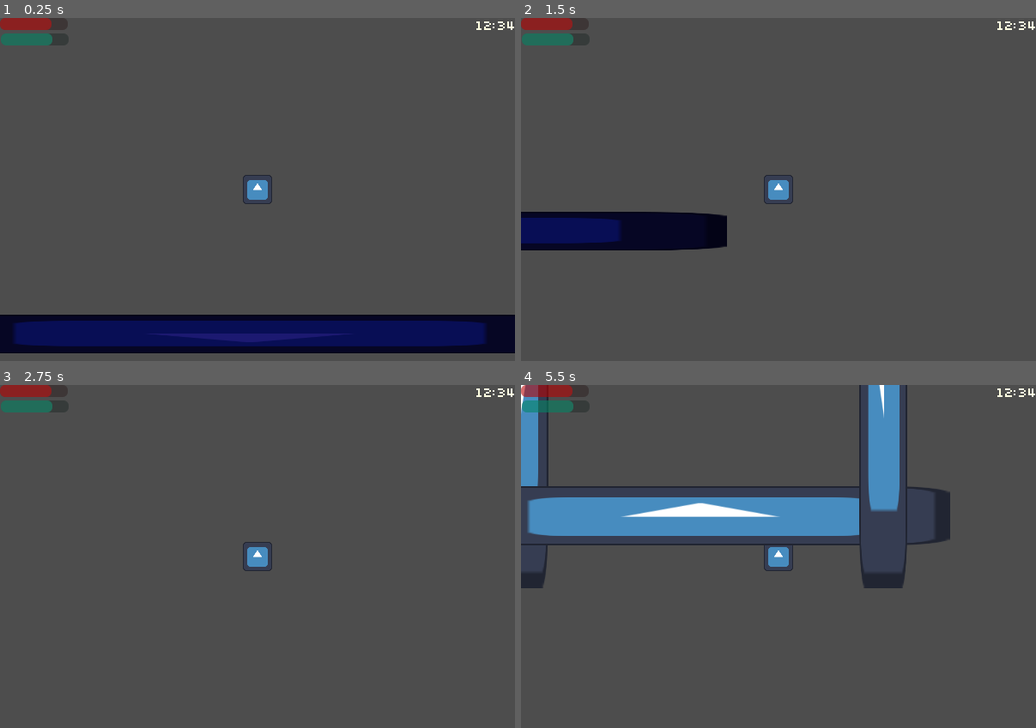
Above: before the commit, frames 1-4 (two rows, left to right).
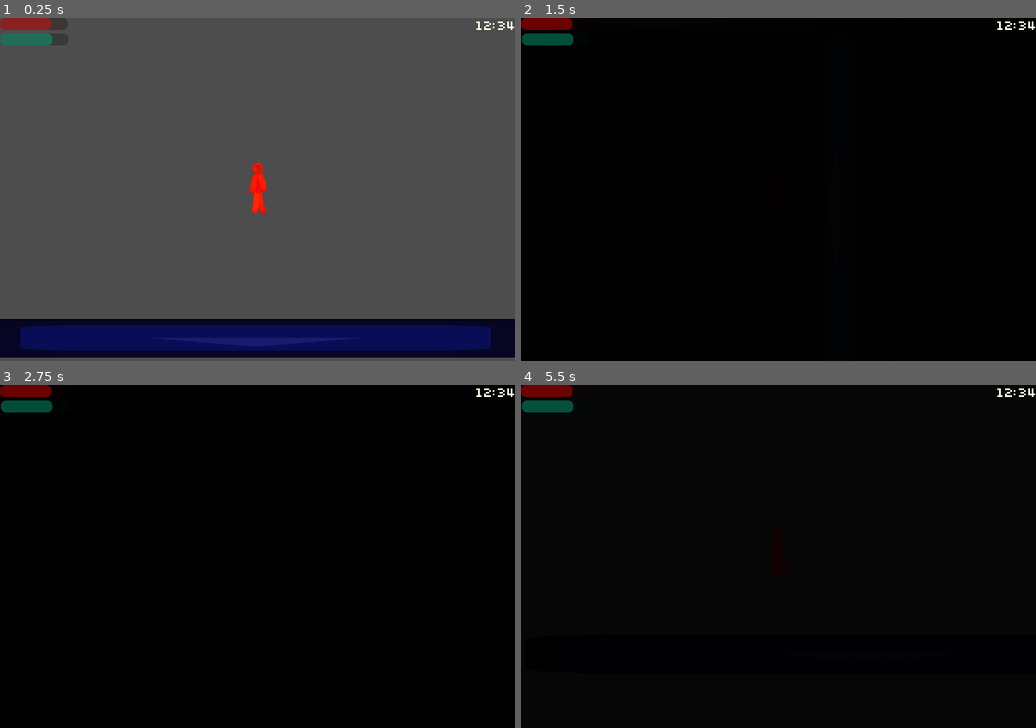
Above: after the commit, the same moments.

Repository: mike239x/GamingWorldJam2
Game: Godot game, scene res://Main.tscn
Two runs of this game, one before a commit and one after it. Both use one fixed random seed, a clock stepped at 60 frames per second and the inputs below. The engine's default icon, where the game draws it, is replaced by a stand-in: a white triangle on a blue panel in a dark square.
Inputs:
- Up to frame 1 (0.25 s): no input
- Up to frame 2 (1.5 s): tap Enter at 0.5 s; hold D (move_right) 0.53-1.28 s; tap ` (tilda) at 0.6, 1.35 s; hold S (move_down) from 1.28 s (still down)
- Up to frame 3 (2.75 s): release S (move_down) at 2.03 s; hold D (move_right) from 2.03 s (still down); tap ` (tilda) at 2.1 s
- Up to frame 4 (5.5 s): tap Space at 2.75 s; release D (move_right) at 2.78 s; hold W (move_up) 2.78-3.53 s; tap ` (tilda) every 0.75 s from 2.85 to 5.1 s; hold A (move_left) 3.53-5.03 s; hold S (move_down) from 5.03 s (still down)

The runs differ from the first frame. In frame 1, 6.1% of the frame differs, in the area x 0-100%, y 42-99%; in frame 2, 99%; in frame 3, 100%, in the area x 0-100%, y 0-100%; in frame 4, 100%.

Commit message:
add scene transition and character walk animations

Diff:
--- a/Main.gd
+++ b/Main.gd
@@ -6,31 +6,41 @@
 # Called when the node enters the scene tree for the first time.
 func _ready():
 	deactivate($DreamWorld)
+	$DreamWorld.hide()
 	state = WORLD_STATE.REAL
 
 #TODO maybe introduce the state - dream/reality, day/night, location?
 
 func deactivate(node):
-	node.hide()
 	node.set_process(false)
 	node.set_physics_process(false)
 	node.set_process_unhandled_input(false)
 	node.set_process_input(false)
 
 func activate(node):
-	node.show()
 	node.set_process(true)
 	node.set_physics_process(true)
 	node.set_process_unhandled_input(true)
 	node.set_process_input(true)
 
+func change_scene(from, to):
+	#TODO change to remove_child($Scene) / add_child(scene)
+	deactivate(from)
+	deactivate($Character)
+	$SceneTransition/AnimationPlayer.play('fade_in')
+	await $SceneTransition/AnimationPlayer.animation_finished
+	from.hide()
+	to.show()
+	$SceneTransition/AnimationPlayer.play_backwards('fade_in')
+	await $SceneTransition/AnimationPlayer.animation_finished
+	activate(to)
+	activate($Character)
+
 func _process(delta):
 	if Input.is_action_just_released("tilda"):
 		if state == WORLD_STATE.REAL:
 			state = WORLD_STATE.DREAM
-			deactivate($RealWorld)
-			activate($DreamWorld)
+			change_scene($RealWorld, $DreamWorld)
 		elif state == WORLD_STATE.DREAM:
 			state = WORLD_STATE.REAL
-			deactivate($DreamWorld)
-			activate($RealWorld)
+			change_scene($DreamWorld, $RealWorld)
--- a/Main.tscn
+++ b/Main.tscn
@@ -1,18 +1,22 @@
-[gd_scene load_steps=6 format=3 uid="uid://bscw8abwf51j7"]
+[gd_scene load_steps=7 format=3 uid="uid://bscw8abwf51j7"]
 
 [ext_resource type="Script" path="res://Main.gd" id="1_4mpnj"]
 [ext_resource type="PackedScene" uid="uid://dxqnn6dlq0ij3" path="res://character.tscn" id="1_55dnx"]
 [ext_resource type="PackedScene" uid="uid://cbuqoux7udsup" path="res://hud.tscn" id="1_x6wqk"]
+[ext_resource type="PackedScene" uid="uid://bpqu20ykmrprw" path="res://scene_transition.tscn" id="2_8gm5j"]
 [ext_resource type="PackedScene" uid="uid://drs0x30iykvhd" path="res://dream_world.tscn" id="2_tvtq8"]
 [ext_resource type="PackedScene" uid="uid://c0c4kylb8bb4p" path="res://real_world.tscn" id="5_ktbnl"]
 
 [node name="Main" type="Node2D"]
 script = ExtResource("1_4mpnj")
 
+[node name="SceneTransition" parent="." instance=ExtResource("2_8gm5j")]
+
 [node name="HUD" parent="." instance=ExtResource("1_x6wqk")]
 
 [node name="Character" parent="." instance=ExtResource("1_55dnx")]
-position = Vector2(319, 213)
+position = Vector2(312, 208)
+scale = Vector2(4, 4)
 
 [node name="Camera2D" type="Camera2D" parent="Character"]
 
--- a/character.gd
+++ b/character.gd
@@ -1,6 +1,6 @@
-extends Node2D
+extends CharacterBody2D
 
-@export var speed:float = 10
+@export var max_speed:float = 400
 
 # Called when the node enters the scene tree for the first time.
 func _ready():
@@ -9,11 +9,24 @@
 
 # Called every frame. 'delta' is the elapsed time since the previous frame.
 func _process(delta):
+	pass
+
+func _physics_process(delta):
+	var speed = Vector2.ZERO
 	if Input.is_action_pressed("move_down"):
-		self.position += Vector2(0,speed)
+		speed += Vector2(0,1)
 	if Input.is_action_pressed("move_up"):
-		self.position += Vector2(0,-speed)
+		speed += Vector2(0,-1)
 	if Input.is_action_pressed("move_left"):
-		self.position += Vector2(-speed,0)
+		speed += Vector2(-1,0)
 	if Input.is_action_pressed("move_right"):
-		self.position += Vector2(speed,0)
+		speed += Vector2(1,0)
+	velocity = speed.normalized() * max_speed
+	# print(velocity)
+	move_and_slide()
+	if speed == Vector2.ZERO:
+		$AnimationTree.get('parameters/playback').travel('Idle')
+	else:
+		$AnimationTree.get('parameters/playback').travel('Walk')
+		$AnimationTree.set('parameters/Walk/blend_position', speed)
+		$AnimationTree.set('parameters/Idle/blend_position', speed)
--- a/character.tscn
+++ b/character.tscn
@@ -1,11 +1,187 @@
-[gd_scene load_steps=3 format=3 uid="uid://dxqnn6dlq0ij3"]
+[gd_scene load_steps=21 format=3 uid="uid://dxqnn6dlq0ij3"]
 
 [ext_resource type="Script" path="res://character.gd" id="1_g5uxb"]
-[ext_resource type="Texture2D" uid="uid://birg32gqhchu3" path="res://icon.svg" id="1_slp7x"]
+[ext_resource type="Texture2D" uid="uid://b46stxvcjod61" path="res://char.png" id="2_8dqj0"]
 
-[node name="Character" type="Node2D"]
+[sub_resource type="RectangleShape2D" id="RectangleShape2D_fx0ru"]
+size = Vector2(6, 6)
+
+[sub_resource type="Animation" id="Animation_f677j"]
+resource_name = "idle_h"
+length = 0.2
+loop_mode = 1
+step = 0.2
+tracks/0/type = "value"
+tracks/0/imported = false
+tracks/0/enabled = true
+tracks/0/path = NodePath("../Sprite2D:frame")
+tracks/0/interp = 1
+tracks/0/loop_wrap = true
+tracks/0/keys = {
+"times": PackedFloat32Array(0),
+"transitions": PackedFloat32Array(1),
+"update": 1,
+"values": [2]
+}
+
+[sub_resource type="Animation" id="Animation_q6h0t"]
+length = 0.001
+tracks/0/type = "value"
+tracks/0/imported = false
+tracks/0/enabled = true
+tracks/0/path = NodePath("../Sprite2D:frame")
+tracks/0/interp = 1
+tracks/0/loop_wrap = true
+tracks/0/keys = {
+"times": PackedFloat32Array(0),
+"transitions": PackedFloat32Array(1),
+"update": 1,
+"values": [2]
+}
+
+[sub_resource type="Animation" id="Animation_qvxqm"]
+resource_name = "idle_v"
+length = 0.2
+loop_mode = 1
+step = 0.2
+tracks/0/type = "value"
+tracks/0/imported = false
+tracks/0/enabled = true
+tracks/0/path = NodePath("../Sprite2D:frame")
+tracks/0/interp = 1
+tracks/0/loop_wrap = true
+tracks/0/keys = {
+"times": PackedFloat32Array(0),
+"transitions": PackedFloat32Array(1),
+"update": 1,
+"values": [6]
+}
+
+[sub_resource type="Animation" id="Animation_rl1us"]
+resource_name = "walk_h"
+length = 0.4
+loop_mode = 1
+step = 0.2
+tracks/0/type = "value"
+tracks/0/imported = false
+tracks/0/enabled = true
+tracks/0/path = NodePath("../Sprite2D:frame")
+tracks/0/interp = 1
+tracks/0/loop_wrap = true
+tracks/0/keys = {
+"times": PackedFloat32Array(0, 0.2),
+"transitions": PackedFloat32Array(1, 1),
+"update": 1,
+"values": [0, 1]
+}
+
+[sub_resource type="Animation" id="Animation_7p3bp"]
+resource_name = "walk_v"
+length = 0.4
+loop_mode = 1
+step = 0.2
+tracks/0/type = "value"
+tracks/0/imported = false
+tracks/0/enabled = true
+tracks/0/path = NodePath("../Sprite2D:frame")
+tracks/0/interp = 1
+tracks/0/loop_wrap = true
+tracks/0/keys = {
+"times": PackedFloat32Array(0, 0.2),
+"transitions": PackedFloat32Array(1, 1),
+"update": 1,
+"values": [4, 5]
+}
+
+[sub_resource type="AnimationLibrary" id="AnimationLibrary_r4ap4"]
+_data = {
+"RESET": SubResource("Animation_q6h0t"),
+"idle_h": SubResource("Animation_f677j"),
+"idle_v": SubResource("Animation_qvxqm"),
+"walk_h": SubResource("Animation_rl1us"),
+"walk_v": SubResource("Animation_7p3bp")
+}
+
+[sub_resource type="AnimationNodeAnimation" id="AnimationNodeAnimation_m30y4"]
+animation = &"idle_h"
+
+[sub_resource type="AnimationNodeAnimation" id="AnimationNodeAnimation_wptrm"]
+animation = &"idle_v"
+
+[sub_resource type="AnimationNodeAnimation" id="AnimationNodeAnimation_wyu3g"]
+animation = &"idle_v"
+
+[sub_resource type="AnimationNodeAnimation" id="AnimationNodeAnimation_x836a"]
+animation = &"idle_h"
+
+[sub_resource type="AnimationNodeBlendSpace2D" id="AnimationNodeBlendSpace2D_wvbd8"]
+blend_point_0/node = SubResource("AnimationNodeAnimation_m30y4")
+blend_point_0/pos = Vector2(-1, 0.1)
+blend_point_1/node = SubResource("AnimationNodeAnimation_wptrm")
+blend_point_1/pos = Vector2(0, 0.9)
+blend_point_2/node = SubResource("AnimationNodeAnimation_wyu3g")
+blend_point_2/pos = Vector2(0, -0.9)
+blend_point_3/node = SubResource("AnimationNodeAnimation_x836a")
+blend_point_3/pos = Vector2(1, 0)
+blend_mode = 1
+
+[sub_resource type="AnimationNodeAnimation" id="AnimationNodeAnimation_ew3xk"]
+animation = &"walk_h"
+
+[sub_resource type="AnimationNodeAnimation" id="AnimationNodeAnimation_o4dl7"]
+animation = &"walk_h"
+
+[sub_resource type="AnimationNodeAnimation" id="AnimationNodeAnimation_3rag4"]
+animation = &"walk_v"
+
+[sub_resource type="AnimationNodeAnimation" id="AnimationNodeAnimation_s577a"]
+animation = &"walk_v"
+
+[sub_resource type="AnimationNodeBlendSpace2D" id="AnimationNodeBlendSpace2D_njsmg"]
+blend_point_0/node = SubResource("AnimationNodeAnimation_ew3xk")
+blend_point_0/pos = Vector2(-1, 0)
+blend_point_1/node = SubResource("AnimationNodeAnimation_o4dl7")
+blend_point_1/pos = Vector2(1, 0)
+blend_point_2/node = SubResource("AnimationNodeAnimation_3rag4")
+blend_point_2/pos = Vector2(0, 1)
+blend_point_3/node = SubResource("AnimationNodeAnimation_s577a")
+blend_point_3/pos = Vector2(0, -0.9)
+blend_mode = 1
+
+[sub_resource type="AnimationNodeStateMachine" id="AnimationNodeStateMachine_w6j6h"]
+states/End/position = Vector2(801, 100)
+states/Idle/node = SubResource("AnimationNodeBlendSpace2D_wvbd8")
+states/Idle/position = Vector2(561, 100)
+states/Start/position = Vector2(408, 100)
+states/Walk/node = SubResource("AnimationNodeBlendSpace2D_njsmg")
+states/Walk/position = Vector2(679, 100)
+graph_offset = Vector2(-20, -4)
+
+[node name="Character" type="CharacterBody2D"]
 script = ExtResource("1_g5uxb")
+
+[node name="CollisionShape2D" type="CollisionShape2D" parent="."]
+position = Vector2(0, 5)
+shape = SubResource("RectangleShape2D_fx0ru")
 
 [node name="Sprite2D" type="Sprite2D" parent="."]
 scale = Vector2(0.265625, 0.265625)
-texture = ExtResource("1_slp7x")
+texture = ExtResource("2_8dqj0")
+hframes = 16
+frame = 2
+
+[node name="AnimationPlayer" type="AnimationPlayer" parent="."]
+root_node = NodePath("../AnimationTree")
+libraries = {
+"": SubResource("AnimationLibrary_r4ap4")
+}
+
+[node name="AnimationTree" type="AnimationTree" parent="."]
+root_node = NodePath(".")
+libraries = {
+"": SubResource("AnimationLibrary_r4ap4")
+}
+tree_root = SubResource("AnimationNodeStateMachine_w6j6h")
+anim_player = NodePath("../AnimationPlayer")
+parameters/Idle/blend_position = Vector2(-0.00089848, 0.0130719)
+parameters/Walk/blend_position = Vector2(0, 0)
--- /dev/null
+++ b/gun.tscn
@@ -0,0 +1,3 @@
+[gd_scene format=3 uid="uid://dkgclwqjxiswo"]
+
+[node name="Gun" type="Node2D"]
--- a/project.godot
+++ b/project.godot
@@ -56,5 +56,6 @@
 
 [rendering]
 
+textures/canvas_textures/default_texture_filter=0
 renderer/rendering_method="gl_compatibility"
 renderer/rendering_method.mobile="gl_compatibility"
--- /dev/null
+++ b/scene_transition.tscn
@@ -0,0 +1,55 @@
+[gd_scene load_steps=4 format=3 uid="uid://bpqu20ykmrprw"]
+
+[sub_resource type="Animation" id="Animation_jq4bl"]
+resource_name = "RESET"
+length = 0.01
+tracks/0/type = "value"
+tracks/0/imported = false
+tracks/0/enabled = true
+tracks/0/path = NodePath("ColorRect:modulate")
+tracks/0/interp = 1
+tracks/0/loop_wrap = true
+tracks/0/keys = {
+"times": PackedFloat32Array(0),
+"transitions": PackedFloat32Array(1),
+"update": 0,
+"values": [Color(0, 0, 0, 0)]
+}
+
+[sub_resource type="Animation" id="Animation_n1pvv"]
+resource_name = "fade_in"
+length = 0.5
+tracks/0/type = "value"
+tracks/0/imported = false
+tracks/0/enabled = true
+tracks/0/path = NodePath("ColorRect:modulate")
+tracks/0/interp = 1
+tracks/0/loop_wrap = true
+tracks/0/keys = {
+"times": PackedFloat32Array(0, 0.3, 0.5),
+"transitions": PackedFloat32Array(1, 1, 1),
+"update": 0,
+"values": [Color(0, 0, 0, 0), Color(0, 0, 0, 0.976471), Color(0, 0, 0, 1)]
+}
+
+[sub_resource type="AnimationLibrary" id="AnimationLibrary_k1cum"]
+_data = {
+"RESET": SubResource("Animation_jq4bl"),
+"fade_in": SubResource("Animation_n1pvv")
+}
+
+[node name="SceneTransition" type="CanvasLayer"]
+
+[node name="ColorRect" type="ColorRect" parent="."]
+modulate = Color(0, 0, 0, 0)
+anchors_preset = 15
+anchor_right = 1.0
+anchor_bottom = 1.0
+grow_horizontal = 2
+grow_vertical = 2
+mouse_filter = 2
+
+[node name="AnimationPlayer" type="AnimationPlayer" parent="."]
+libraries = {
+"": SubResource("AnimationLibrary_k1cum")
+}
Binary file added: char.png
Not shown, added: char.png.import
